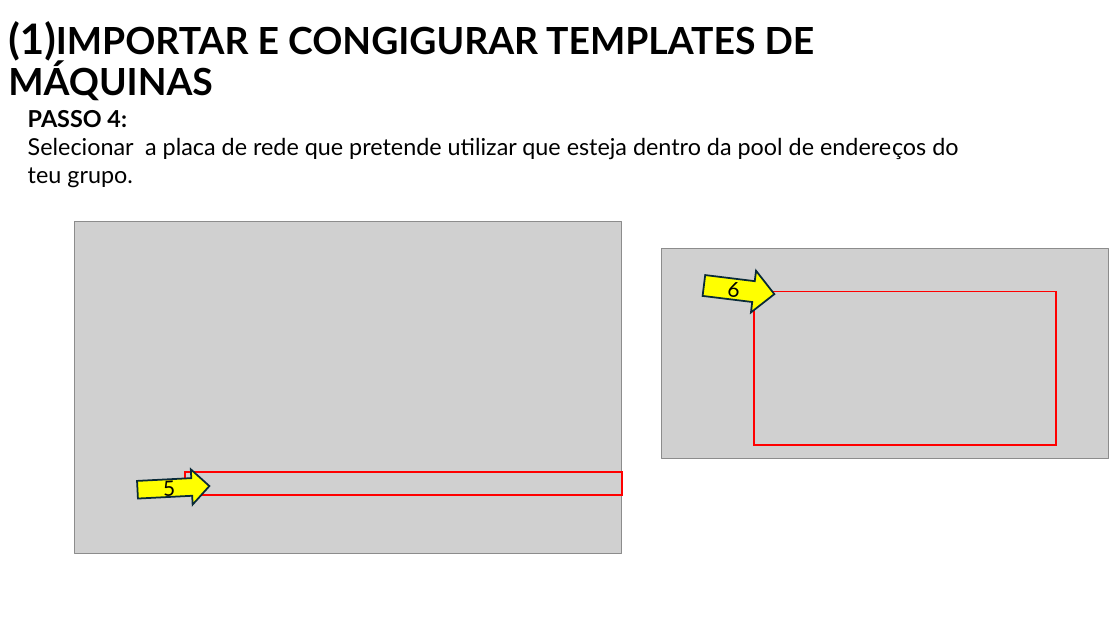
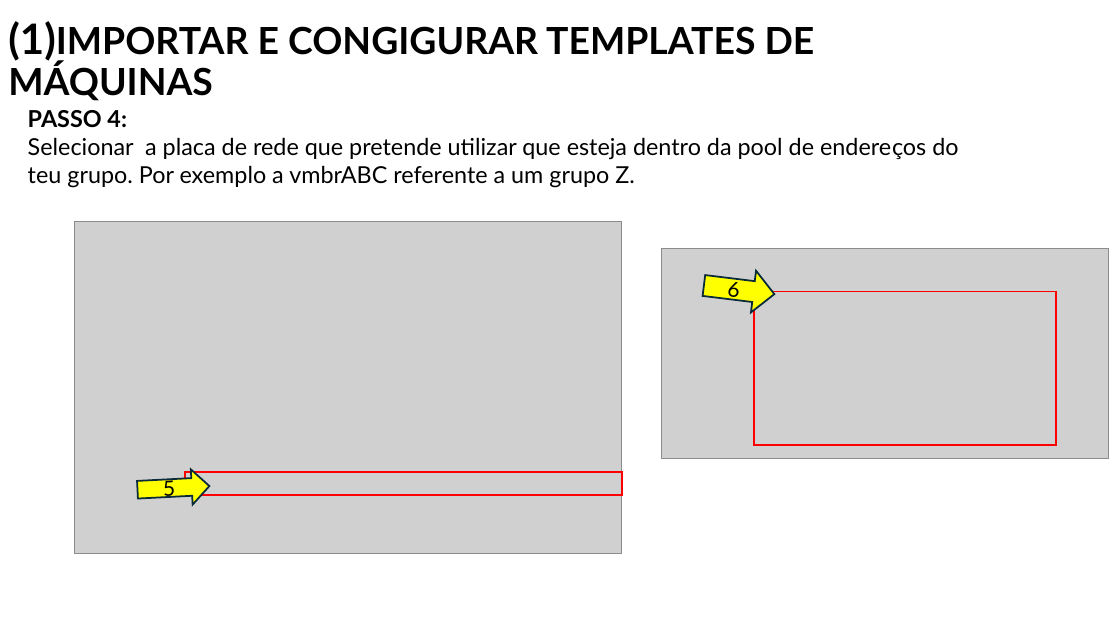
Before and after one commit to orlandonss/TrabalhoSR2, a slide deck: slide 4 of Relatorio_Tutoriais_Workshop/WORKSHOP WINDOWS AD DS & LINUX SERVICES.pptx. Drawn at 1120x630 pixels with LibreOffice and Linux fonts; fonts in the diff are those of the drawing; grey boxes stand for pictures. Boxes give left, top, right and bottom in pixels: in the first picture for what was removed or moved away, otherwise in the second. Text is boxed around its words. In the diff, an @@ line names an element or a change of style, - is before the commit and + after.

```diff
--- a/Relatorio_Tutoriais_Workshop/WORKSHOP WINDOWS AD DS & LINUX SERVICES.pptx
+++ b/Relatorio_Tutoriais_Workshop/WORKSHOP WINDOWS AD DS & LINUX SERVICES.pptx
@@ text at [28, 110, 958, 188]: text changed @@
-PASSO 4:
-Selecionar a placa de rede que pretende utilizar que esteja dentro da pool de endereços do teu grupo.
+PASSO 4:
+Selecionar a placa de rede que pretende utilizar que esteja dentro da pool de endereços do teu grupo. Por exemplo a vmbrABC referente a um grupo Z.
```
Also in this commit, not shown: 4 other slides changed, 1 slide added, 1 slide removed, 2 other files.
